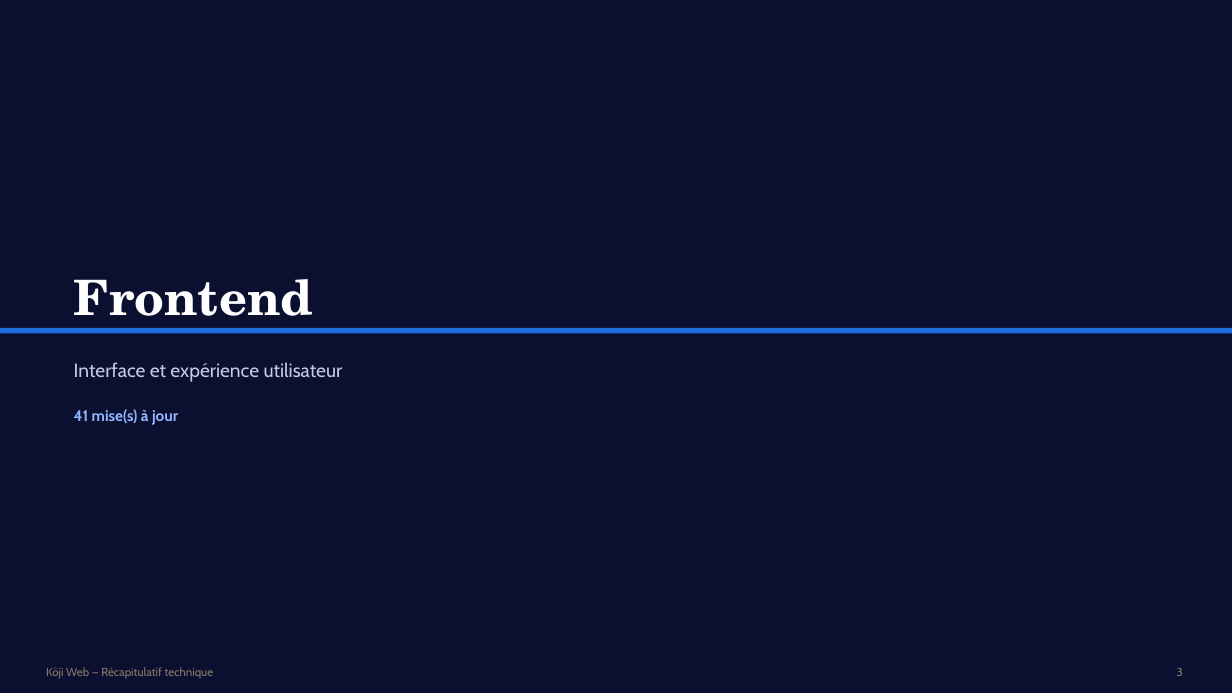
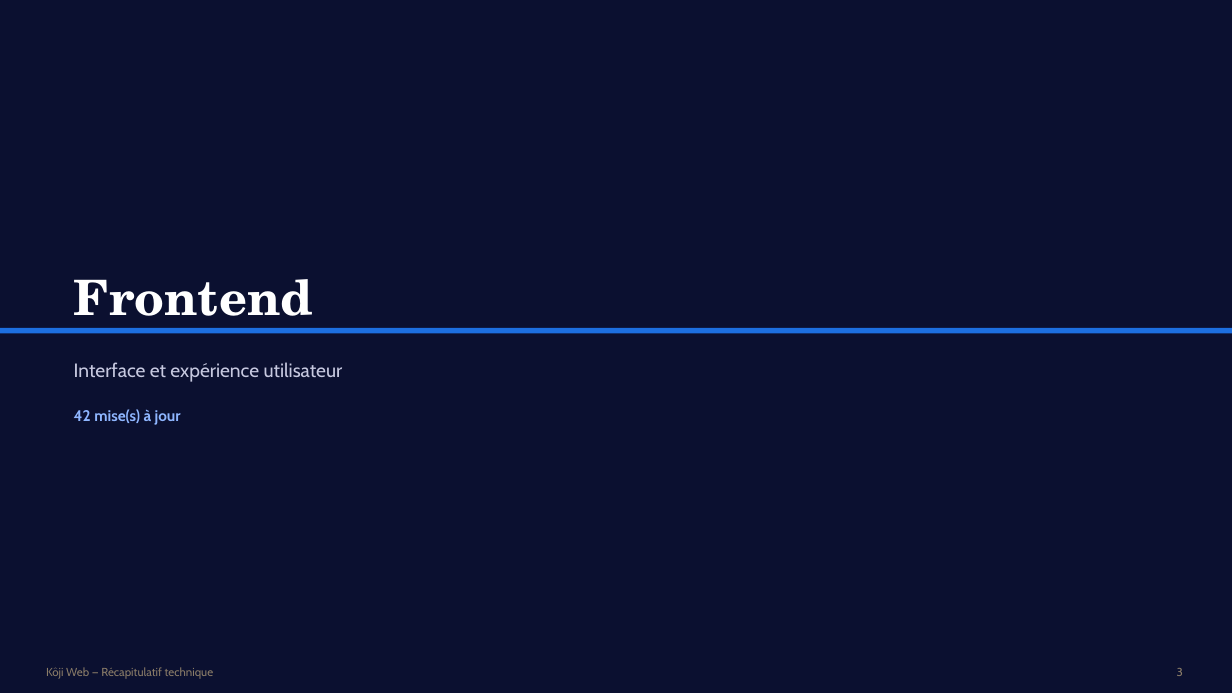
Before and after one commit to bouhouchimira-prog/web-app-Koji, a slide deck: slide 3 of docs/manager-recap/Recap-Koji-Manager.pptx. Drawn at 1232x693 pixels with LibreOffice and Linux fonts; fonts in the diff are those of the drawing. Boxes give left, top, right and bottom in pixels: in the first picture for what was removed or moved away, otherwise in the second. Text is boxed around its words. In the diff, an @@ line names an element or a change of style, - is before the commit and + after.

```diff
--- a/docs/manager-recap/Recap-Koji-Manager.pptx
+++ b/docs/manager-recap/Recap-Koji-Manager.pptx
@@ text at (74,409,181,425): text changed @@
-41 mise(s) à jour
+42 mise(s) à jour
```
Also in this commit, not shown: 2 other slides changed, 2 other files.
